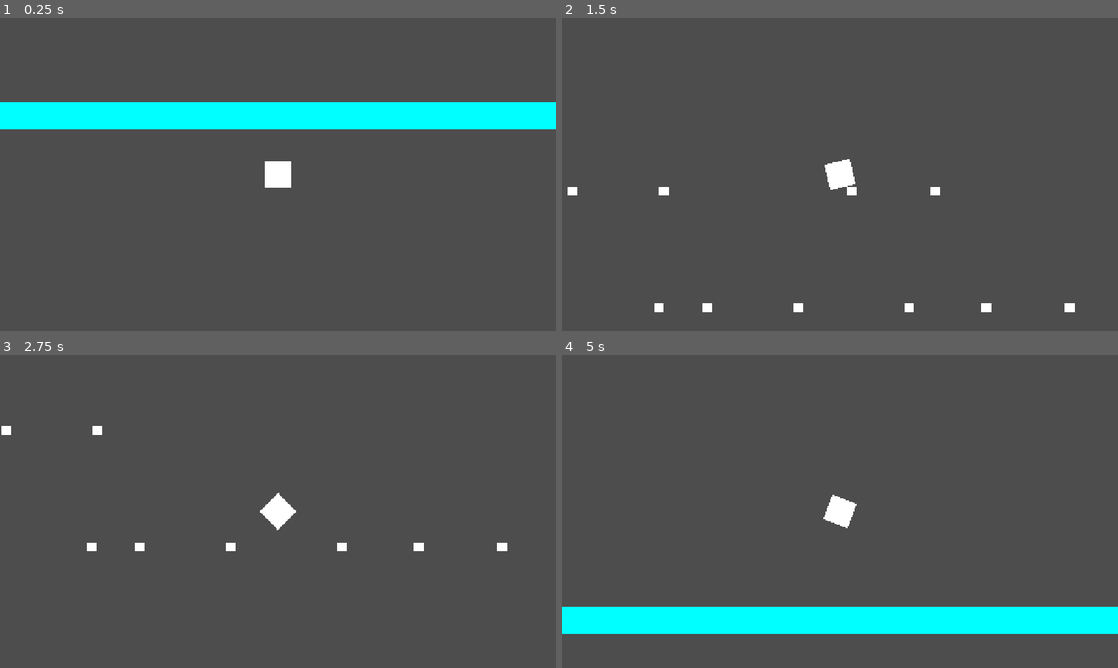
Above: before the commit, frames 1-4 (two rows, left to right).
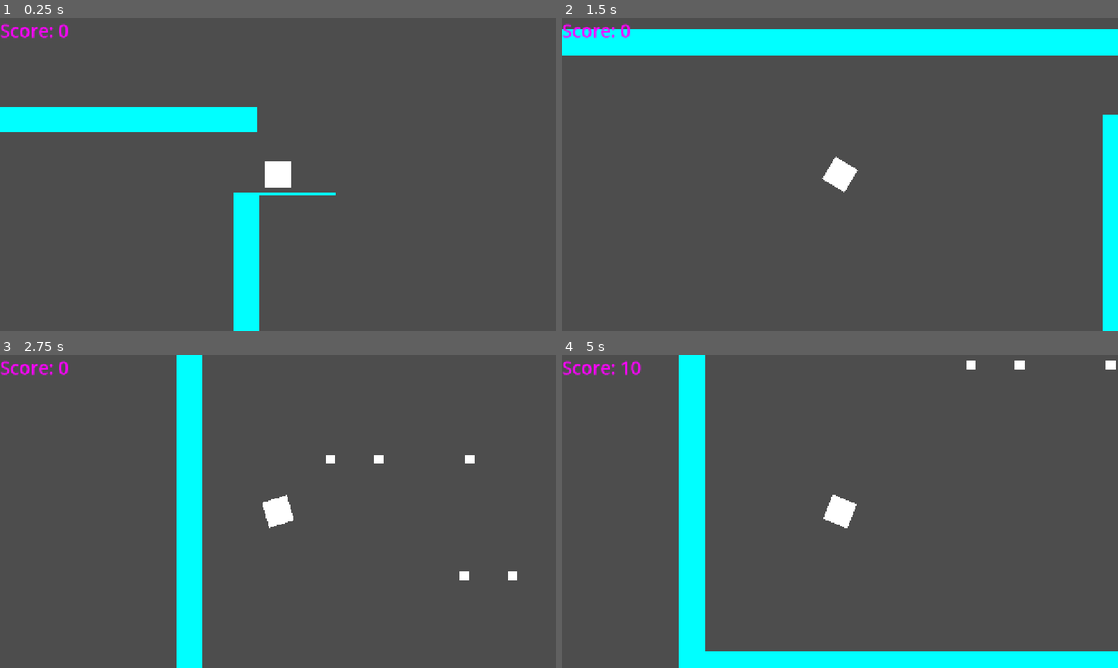
Above: after the commit, the same moments.

Repository: eindoc/2KEEN-Game
Game: Godot game, scene res://scenes/GAME_Plonko/plonko.tscn
Same seed, same stepped clock (60 frames per second), same inputs: the game is played once before the commit and once after it. This scene is started directly instead of the project's main scene.
Inputs:
- Up to frame 1 (0.25 s): no input
- Up to frame 2 (1.5 s): tap Enter at 0.5 s; hold D (Right) from 0.53 s (still down); tap Space (Jump) at 0.77 s
- Up to frame 3 (2.75 s): tap Space (Jump) at 1.52 s; release D (Right) at 2.03 s; hold A (Left) from 2.03 s (still down)
- Up to frame 4 (5 s): release A (Left) at 2.78 s; hold D (Right) 2.78-4.28 s; tap Space (Jump) at 3.02, 3.77, 4.52 s; hold A (Left) from 4.28 s (still down)

The runs differ from the first frame. In frame 1, 8.2% of the frame differs, in the area x 0-100%, y 1-100%; in frame 2, 11%; in frame 3, 5.6%; in frame 4, 17%, in the area x 0-100%, y 0-100%.

Commit message:
Added a score and basic launcher system.

Diff:
--- a/project.godot
+++ b/project.godot
@@ -22,6 +22,7 @@
 Hud="*res://scenes/GAME_BordTennis/hud.gd"
 SaveLoad="*res://save_load.gd"
 GlobalScores="*res://global_scores.gd"
+PlonkoScore="*res://scenes/GAME_Plonko/plonkoscore.gd"
 
 [display]
 
--- a/scenes/GAME_Plonko/ball.gd
+++ b/scenes/GAME_Plonko/ball.gd
@@ -18,3 +18,7 @@
 	print("hit: ", body.name)
 	if body.has_method("get_hit"):
 		body.get_hit()
+
+func _input(event):
+	if event is InputEventKey and event.keycode == KEY_SPACE and event.pressed:
+		linear_velocity = Vector2(-1000, 50)
--- a/scenes/GAME_Plonko/peg.gd
+++ b/scenes/GAME_Plonko/peg.gd
@@ -2,4 +2,6 @@
 
 
 func get_hit():
+	PlonkoScore.score += 10
+	print("Peg hit! Score: ", PlonkoScore.score)
 	queue_free()
--- a/scenes/GAME_Plonko/peg_spawner.gd
+++ b/scenes/GAME_Plonko/peg_spawner.gd
@@ -2,6 +2,12 @@
 
 @export var peg_scene: PackedScene
 @export var layout_path: String = "res://scenes/GAME_Plonko/levels/layout_01.json"
+
+var layouts = [
+    "res://scenes/GAME_Plonko/levels/layout_01.json",
+    "res://scenes/GAME_Plonko/levels/layout_02.json",
+    "res://scenes/GAME_Plonko/levels/layout_03.json"
+]
 
 func _ready():
 	print("PegSpawner _ready called")
@@ -23,3 +29,20 @@
 		add_child(peg)
 		peg.position = Vector2(peg_data["x"], peg_data["y"])
 		print("spawned peg at: ", peg.position)
+
+func load_layout(path: String):
+	for child in get_children():
+		child.queue_free()
+	var file = FileAccess.open(path, FileAccess.READ)
+	var pegs = JSON.parse_string(file.get_as_text())
+	file.close()
+	for peg_data in pegs:
+		var peg = peg_scene.instantiate()
+		add_child(peg)
+		peg.position = Vector2(peg_data["x"], peg_data["y"])
+
+func load_random_layout():
+	load_layout(layouts[randi() % layouts.size()])
+
+func load_specific_layout(index: int):
+	load_layout(layouts[index])
--- a/scenes/GAME_Plonko/plonko.tscn
+++ b/scenes/GAME_Plonko/plonko.tscn
@@ -1,10 +1,11 @@
-[gd_scene load_steps=9 format=3 uid="uid://yjod48nfsb6j"]
+[gd_scene load_steps=10 format=3 uid="uid://yjod48nfsb6j"]
 
 [ext_resource type="Script" uid="uid://cvweo7ar2bbno" path="res://scenes/GAME_Plonko/plonko.gd" id="1_1u2b4"]
 [ext_resource type="Script" uid="uid://wjyvtfphskk7" path="res://scenes/GAME_Plonko/ball.gd" id="1_ubr4u"]
 [ext_resource type="PackedScene" uid="uid://duwphgml3g2f0" path="res://scenes/GAME_Plonko/peg.tscn" id="2_odifc"]
 [ext_resource type="Script" uid="uid://gn2t20534rko" path="res://scenes/GAME_Plonko/peg_spawner.gd" id="4_odifc"]
 [ext_resource type="Script" uid="uid://bsc5v7xugljg4" path="res://scenes/GAME_Plonko/peg_layout_editor.gd" id="5_k1ptq"]
+[ext_resource type="Script" uid="uid://d4fmyhukvpv3f" path="res://scenes/GAME_Plonko/scoring.gd" id="6_puo58"]
 
 [sub_resource type="PhysicsMaterial" id="PhysicsMaterial_ubr4u"]
 friction = 0.1
@@ -20,7 +21,7 @@
 script = ExtResource("1_1u2b4")
 
 [node name="Ball" type="RigidBody2D" parent="."]
-position = Vector2(620, 64)
+position = Vector2(1286, 77)
 physics_material_override = SubResource("PhysicsMaterial_ubr4u")
 linear_damp = 1.0
 script = ExtResource("1_ubr4u")
@@ -28,6 +29,7 @@
 [node name="ColorRect" type="ColorRect" parent="Ball"]
 offset_right = 40.0
 offset_bottom = 40.0
+metadata/_edit_use_anchors_ = true
 
 [node name="CollisionShape2D" type="CollisionShape2D" parent="Ball"]
 position = Vector2(20, 20)
@@ -53,8 +55,8 @@
 color = Color(0, 1, 1, 1)
 
 [node name="R Wall" type="StaticBody2D" parent="Boundaries"]
-position = Vector2(1237, 0)
-scale = Vector2(1, 44.6)
+position = Vector2(1237, 136)
+scale = Vector2(1, 45.079998)
 
 [node name="CollisionShape2D" type="CollisionShape2D" parent="Boundaries/R Wall"]
 position = Vector2(20, 20)
@@ -104,4 +106,32 @@
 [node name="PegLayoutEditor" type="Node2D" parent="."]
 script = ExtResource("5_k1ptq")
 
+[node name="CanvasLayer" type="CanvasLayer" parent="."]
+
+[node name="Score" type="Label" parent="CanvasLayer"]
+offset_right = 158.0
+offset_bottom = 58.0
+theme_override_colors/font_color = Color(1, 0, 1, 1)
+theme_override_colors/font_shadow_color = Color(0, 0, 0, 0)
+theme_override_colors/font_outline_color = Color(0, 0, 0, 1)
+theme_override_font_sizes/font_size = 42
+text = "Score: 0"
+script = ExtResource("6_puo58")
+metadata/_edit_use_anchors_ = true
+
+[node name="platform" type="StaticBody2D" parent="."]
+position = Vector2(1237.0001, 136)
+rotation = -1.5707964
+scale = Vector2(0.11999631, 3.960001)
+
+[node name="CollisionShape2D" type="CollisionShape2D" parent="platform"]
+position = Vector2(20, 20)
+scale = Vector2(4.22846, 1.720063)
+shape = SubResource("RectangleShape2D_2befn")
+
+[node name="ColorRect" type="ColorRect" parent="platform"]
+offset_right = 40.0
+offset_bottom = 40.0
+color = Color(0, 1, 1, 1)
+
 [connection signal="body_entered" from="Ball" to="Ball" method="_on_body_entered"]
--- /dev/null
+++ b/scenes/GAME_Plonko/plonkoscore.gd
@@ -0,0 +1,9 @@
+extends Node
+
+
+var score: int = 0:
+	set(value):
+		score = value
+		score_changed.emit(score)
+
+signal score_changed(new_score)
--- /dev/null
+++ b/scenes/GAME_Plonko/scoring.gd
@@ -0,0 +1,10 @@
+extends Label
+
+
+func _ready() -> void:
+	print("plonkoscore node: ", PlonkoScore)
+	PlonkoScore.score_changed.connect(_on_score_changed)
+	text = "Score: 0"
+
+func _on_score_changed(new_score):
+	text = "Score: " + str(new_score)
Not shown, added: scenes/GAME_Plonko/plonkoscore.gd.uid
Not shown, added: scenes/GAME_Plonko/scoring.gd.uid
